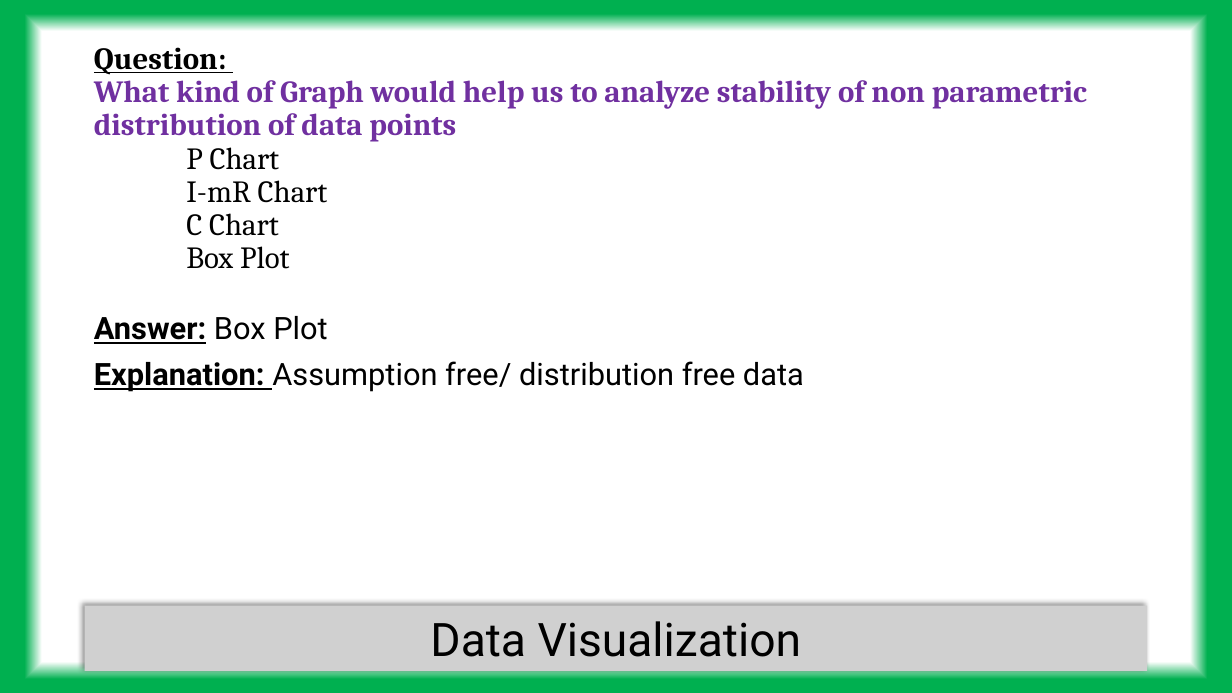
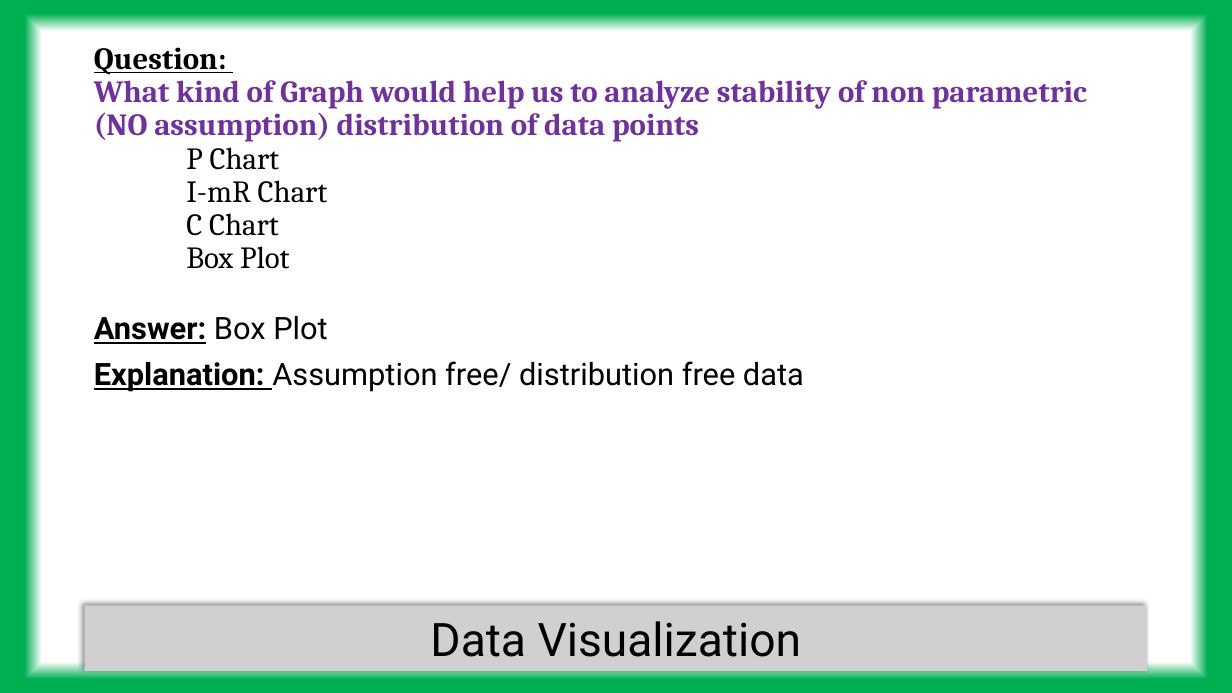
Before and after one commit to tanmoyie/Quality-Control, a slide deck: slide 7 of SSYB,SSGB Six Sigma Yellow Belt or Six Sigma Green Belt/SSGB questions and answers with explanation (SSYB as well).pptx (slide 6 before the commit). Drawn at 1232x693 pixels with LibreOffice and Linux fonts; fonts in the diff are those of the drawing; grey boxes stand for pictures. Boxes give left, top, right and bottom in pixels: in the first picture for what was removed or moved away, otherwise in the second. Text is boxed around its words. In the diff, an @@ line names an element or a change of style, - is before the commit and + after.

```diff
--- a/SSYB,SSGB Six Sigma Yellow Belt or Six Sigma Green Belt/SSGB questions and answers with explanation (SSYB as well).pptx
+++ b/SSYB,SSGB Six Sigma Yellow Belt or Six Sigma Green Belt/SSGB questions and answers with explanation (SSYB as well).pptx
@@ title at (x1=94, y1=47, x2=1087, y2=269): text changed @@
-Question:
-What kind of Graph would help us to analyze stability of non parametric distribution of data points
-P Chart
-I-mR Chart
-C Chart
-Box Plot
+Question:
+What kind of Graph would help us to analyze stability of non parametric (NO assumption) distribution of data points
+P Chart
+I-mR Chart
+C Chart
+Box Plot
```
Also in this commit, not shown: 1 other slide changed, 1 other file.
